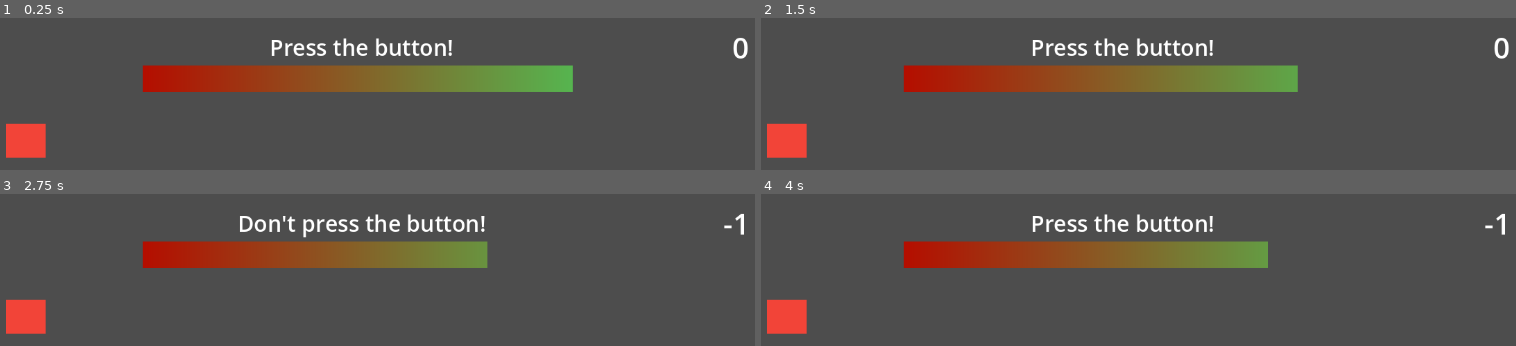
Above: before the commit, frames 1-4 (two rows, left to right).
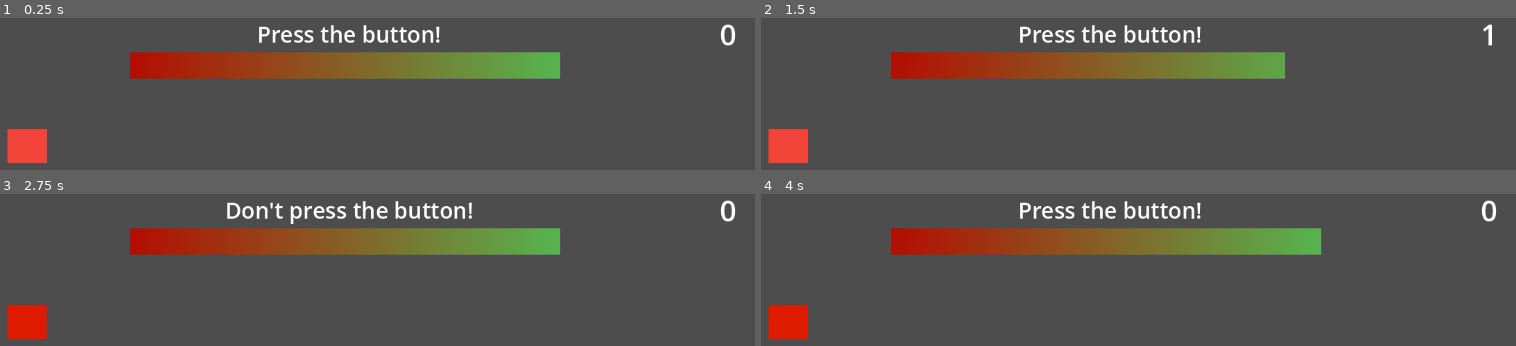
Above: after the commit, the same moments.

Repository: bene-labs/MiniJam_2023_07
Game: Godot game, scene res://game.tscn
Two runs of this game, one before a commit and one after it. Both use one fixed random seed, a clock stepped at 60 frames per second and the inputs below.
Inputs (mouse positions are in pixels of both pictures, inside the frame that each line leads up to; where the layout moved, square brackets give the same spot in the first picture):
- Up to frame 1 (0.25 s): no input
- Up to frame 2 (1.5 s): click (791, 145) [783, 141] at 0.5 s; click (791, 145) [783, 141] at 1.25 s
- Up to frame 3 (2.75 s): click (30, 321) [22, 317] at 2 s
- Up to frame 4 (4 s): click (791, 321) [783, 317] at 2.75 s; click (791, 321) [783, 317] at 3.5 s

The runs differ from the first frame. In frame 1, 13% of the frame differs, in the area x 0-100%, y 3-96%; in frame 2, 12%; in frame 3, 14%, in the area x 0-99%, y 3-96%; in frame 4, 14%.

Commit message:
add restart on lose, prepare challenge system

Diff:
--- a/OppositeBombDefusal/Bomb.gd
+++ b/OppositeBombDefusal/Bomb.gd
@@ -47,10 +47,7 @@
 		reset()
 		setup()
 	else:
-		score -= 1
-		scoreText.text = str(score)
-		reset()
-		setup()
+		get_tree().reload_current_scene()
 
 
 func _on_timer_timeout():
@@ -60,7 +57,4 @@
 		reset()
 		setup()
 	else:
-		score -= 1
-		scoreText.text = str(score)
-		reset()
-		setup()
+		get_tree().reload_current_scene()
--- a/OppositeBombDefusal/game.tscn
+++ b/OppositeBombDefusal/game.tscn
@@ -25,10 +25,10 @@
 [node name="Bomb" type="Control" parent="."]
 layout_mode = 3
 anchors_preset = 0
-offset_left = 23.0
-offset_top = 20.0
-offset_right = 1130.0
-offset_bottom = 610.0
+offset_left = 5.0
+offset_top = 1.0
+offset_right = 1152.0
+offset_bottom = 645.0
 script = ExtResource("2_t60ak")
 buttons = Array[PackedScene]([ExtResource("3_x2cam")])
 time_limit = 5.0
@@ -57,6 +57,7 @@
 offset_bottom = 261.0
 grow_horizontal = 2
 grow_vertical = 2
+border_width = 1.7
 
 [node name="Score" type="Label" parent="Bomb"]
 layout_mode = 0
@@ -73,7 +74,7 @@
 offset_left = 239.0
 offset_top = 50.0
 offset_right = 859.0
-offset_bottom = 88.0
+offset_bottom = 89.0
 step = 0.01
 value = 100.0
 texture_progress = SubResource("GradientTexture2D_bcpea")
--- /dev/null
+++ b/OppositeBombDefusal/scripts/BombButton.gd
@@ -0,0 +1,9 @@
+extends Button
+
+var shouldPress : bool
+
+func setup(buttonArea : ReferenceRect):
+	pass
+
+func _on_button_pressed():
+	pass
--- /dev/null
+++ b/OppositeBombDefusal/scripts/Button.tscn
@@ -0,0 +1,3 @@
+[gd_scene format=3 uid="uid://xfjm6001dwo5"]
+
+[node name="Button" type="Node2D"]
--- /dev/null
+++ b/OppositeBombDefusal/scripts/Challenge.gd
@@ -0,0 +1,17 @@
+extends Node
+
+enum State {
+	INCOMPLETE,
+	FAILED,
+	SUCCESS
+}
+
+var state = State.INCOMPLETE
+
+
+# Called when the node enters the scene tree for the first time.
+func setup(buttonArea : ReferenceRect):
+	pass
+
+func _on_button_pressed():
+	pass
